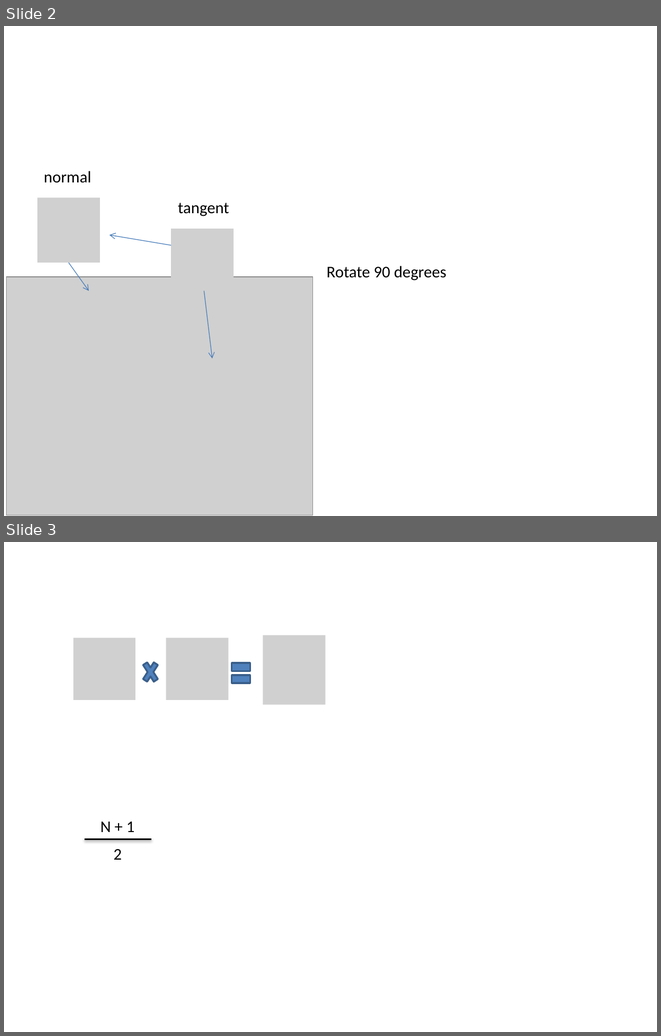
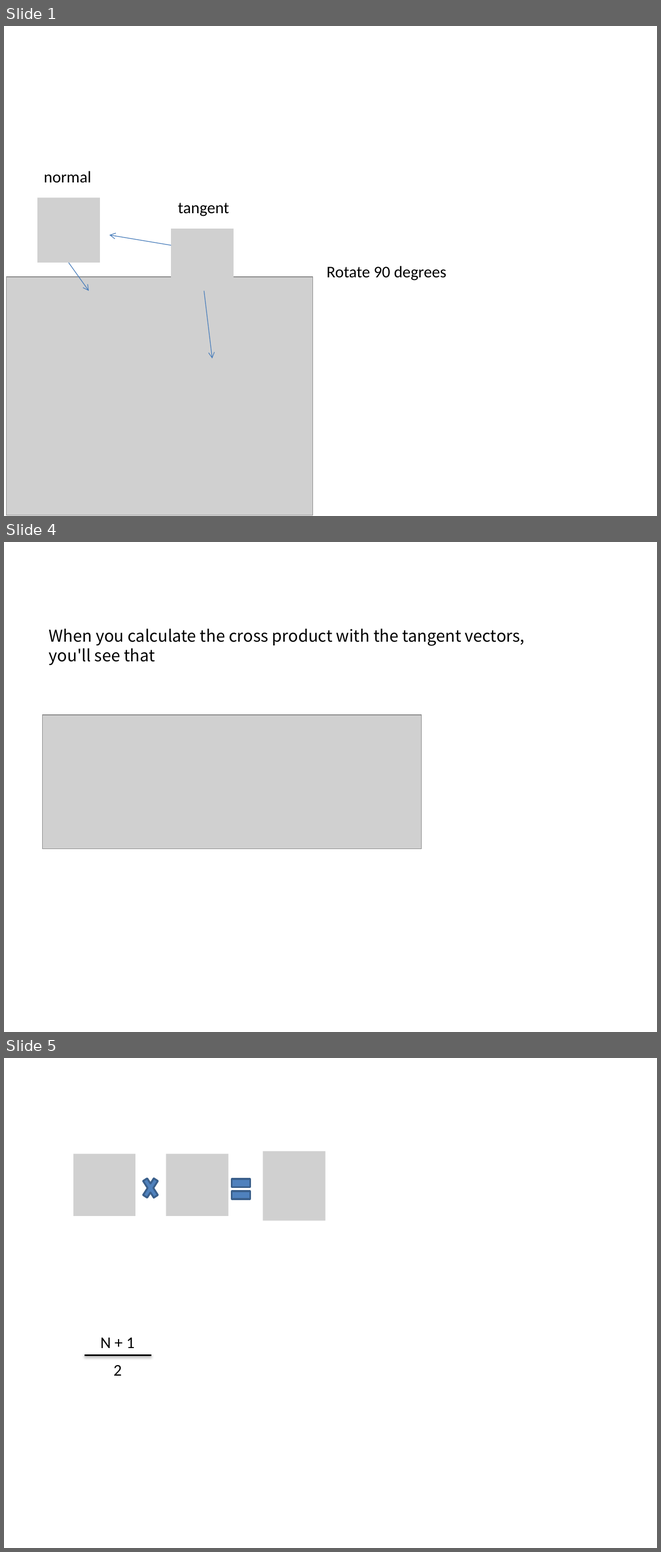
Before and after one commit to matrix09/Shader_CatLike, a slide deck: Shader/Bumpness/Bumpness.pptx. Shown one above the other, each under a label of ours: slides 2 and 3 before the commit, slides 1, 4 and 5 after it; the slides between them are not shown. The pictures are 661x1036 and 661x1552 pixels, drawn with LibreOffice and Linux fonts; fonts in the diff are those of the drawing; grey boxes stand for pictures. Boxes give left, top, right and bottom in pixels: in the first picture for what was removed or moved away, otherwise in the second. Text is boxed around its words. In the diff, an @@ line names an element or a change of style, - is before the commit and + after.

```diff
--- a/Shader/Bumpness/Bumpness.pptx
+++ b/Shader/Bumpness/Bumpness.pptx
@@ slide 4 added at (x1=4, y1=542, x2=657, y2=1032), background #FFFFFF @@
@@ text added at (x1=49, y1=628, x2=525, y2=665), 18 pt, text #000000 @@
+When you calculate the cross product with the tangent vectors, you'll see that
@@ picture added at (x1=43, y1=715, x2=421, y2=849) @@
@@ what was slide 2 is now slide 1 @@
@@ what was slide 3 is now slide 5 @@
```
Also in this commit, not shown: 2 other slides added, 23 other files.
